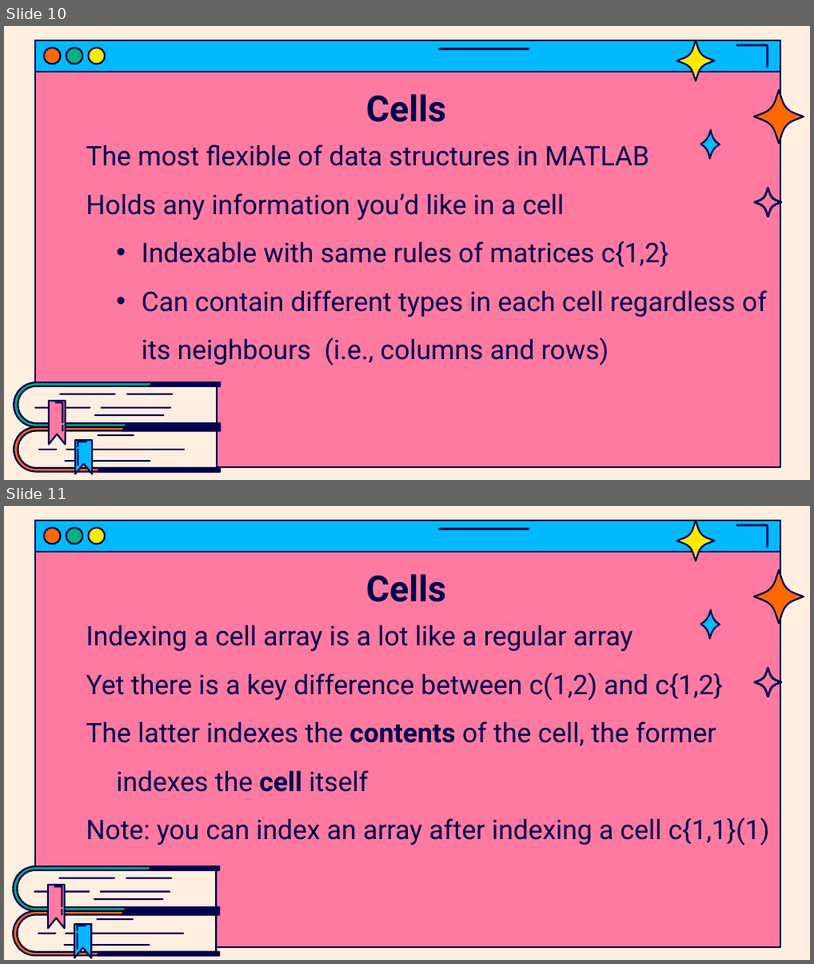
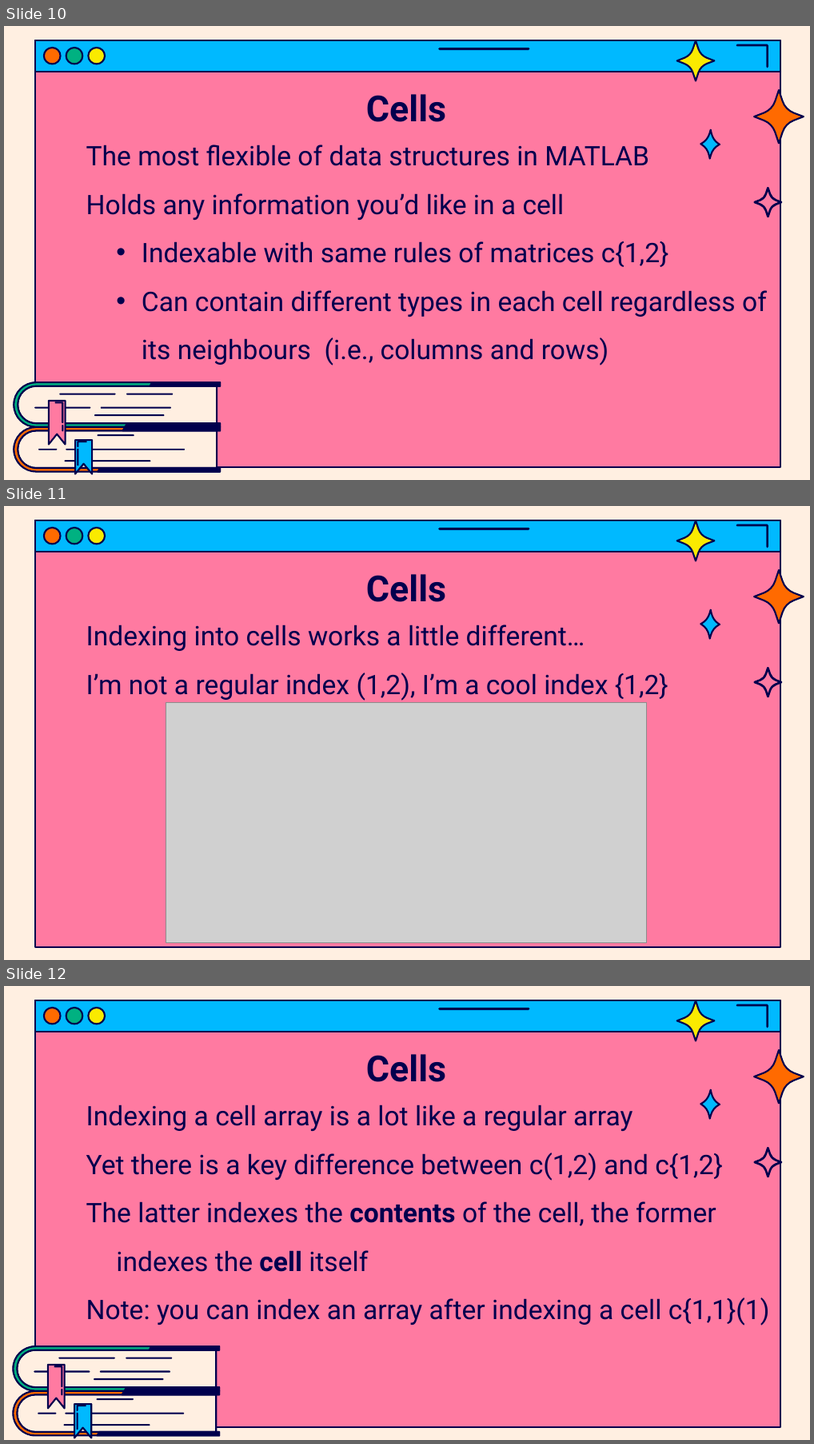
Before and after one commit to jasondsc/MATDRAB2MATFAB, a slide deck: slides/MATLAB_class_2.pptx. Shown one above the other, each under a label of ours: slides 10 and 11 before the commit, slides 10, 11 and 12 after it. The pictures are 814x964 and 814x1444 pixels, drawn with LibreOffice and Linux fonts; fonts in the diff are those of the drawing; grey boxes stand for pictures. Boxes give left, top, right and bottom in pixels: in the first picture for what was removed or moved away, otherwise in the second. Text is boxed around its words. In the diff, an @@ line names an element or a change of style, - is before the commit and + after.

```diff
--- a/slides/MATLAB_class_2.pptx
+++ b/slides/MATLAB_class_2.pptx
@@ slide 11 added at <box>4,506,810,960</box>, background #FFEFE1; not listed: 7 template elements that a slide beside it also shows @@
@@ freeform shape added at <box>678,520,714,561</box>, fill #FAEA00, outline #00004D 1.5 pt @@
@@ title added at <box>366,574,446,602</box>, 32 pt, text #00004D, bold @@
+Cells
@@ freeform shape added at <box>754,570,804,623</box>, fill #FF6A00, outline #00004D 1.5 pt @@
@@ text added at <box>86,624,669,700</box>, 24 pt, text #00004D @@
+Indexing into cells works a little different…
+I’m not a regular index (1,2), I’m a cool index {1,2}
@@ freeform shape added at <box>701,610,720,639</box>, fill #00B9FF, outline #00004D 1.5 pt @@
@@ freeform shape added at <box>754,668,782,697</box>, fill #00004D, outline #00004D 0.75 pt @@
@@ picture added at <box>166,703,646,943</box> @@
@@ what was slide 11 is now slide 12 @@
```
Also in this commit, not shown: 1 slide changed, 1 other file.
